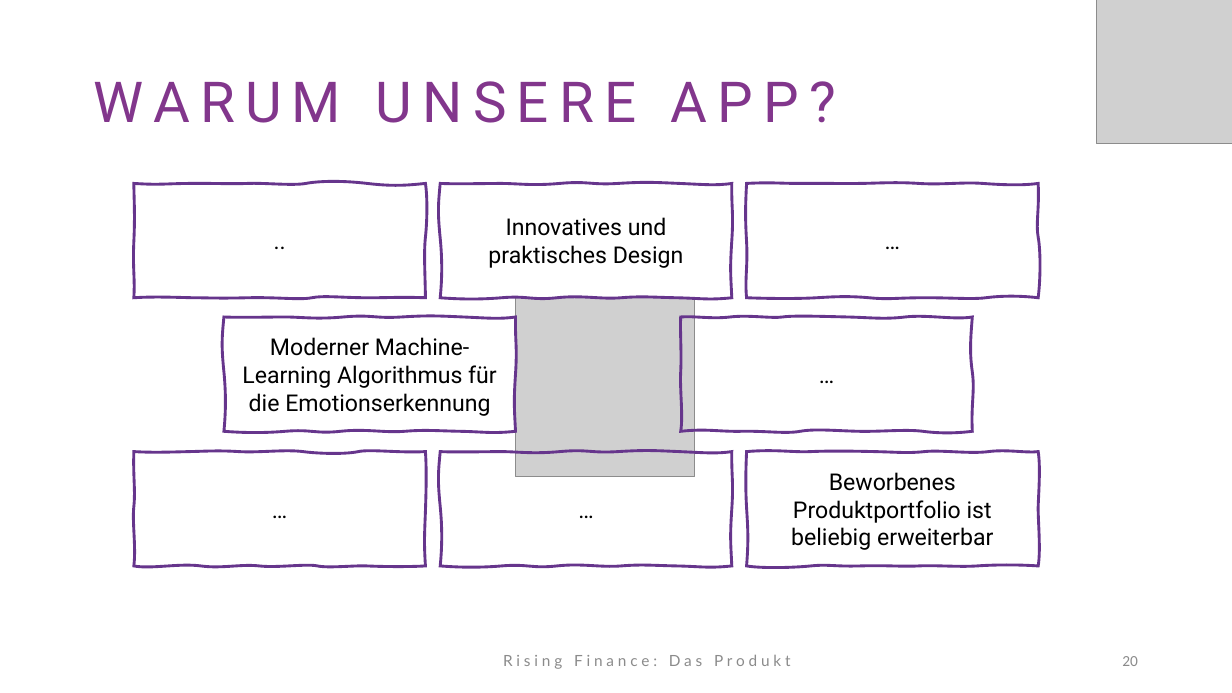
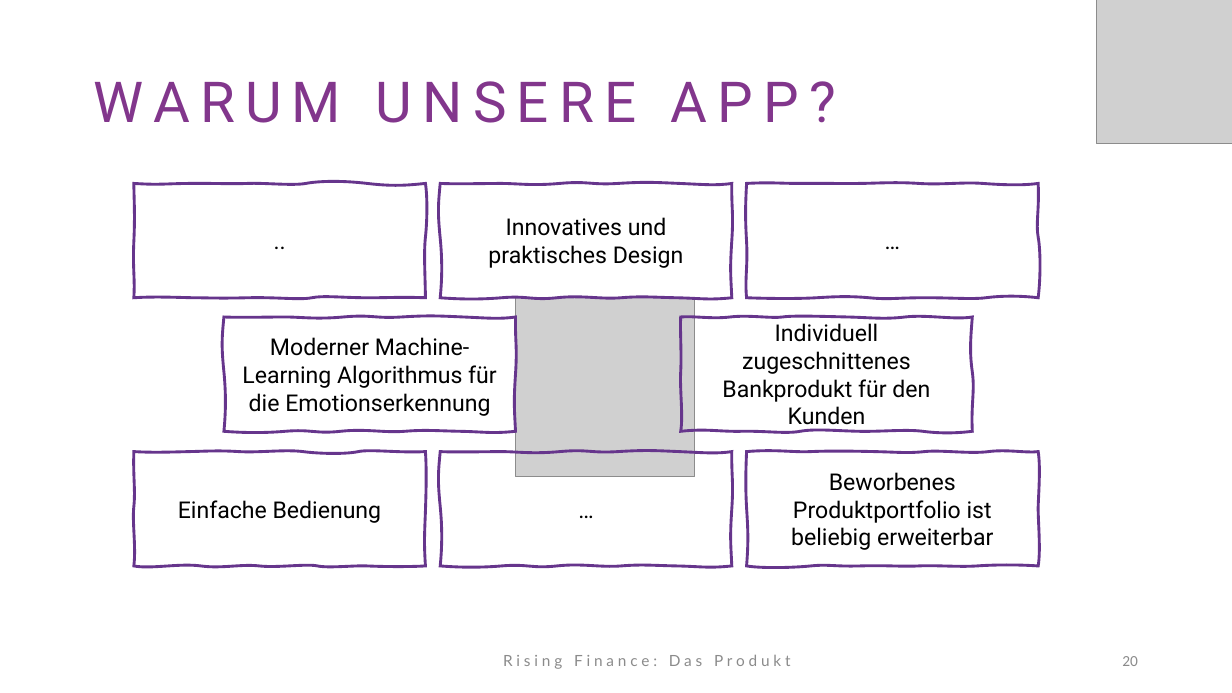
Before and after one commit to LennartFertig/Fallstudie-Rising-Finance, a slide deck: slide 20 of Abschlusspräsentation.pptx. Drawn at 1232x693 pixels with LibreOffice and Linux fonts; fonts in the diff are those of the drawing; grey boxes stand for pictures. Boxes give left, top, right and bottom in pixels: in the first picture for what was removed or moved away, otherwise in the second. Text is boxed around its words. In the diff, an @@ line names an element or a change of style, - is before the commit and + after.

```diff
--- a/Abschlusspräsentation.pptx
+++ b/Abschlusspräsentation.pptx
@@ text in freeform shape at (722,323,930,430): text changed @@
-…
+Individuell zugeschnittenes Bankprodukt für den Kunden
@@ text in freeform shape at (178,500,382,523): text changed @@
-…
+Einfache Bedienung
```
Also in this commit, not shown: 6 other slides changed, 1 slide added.
